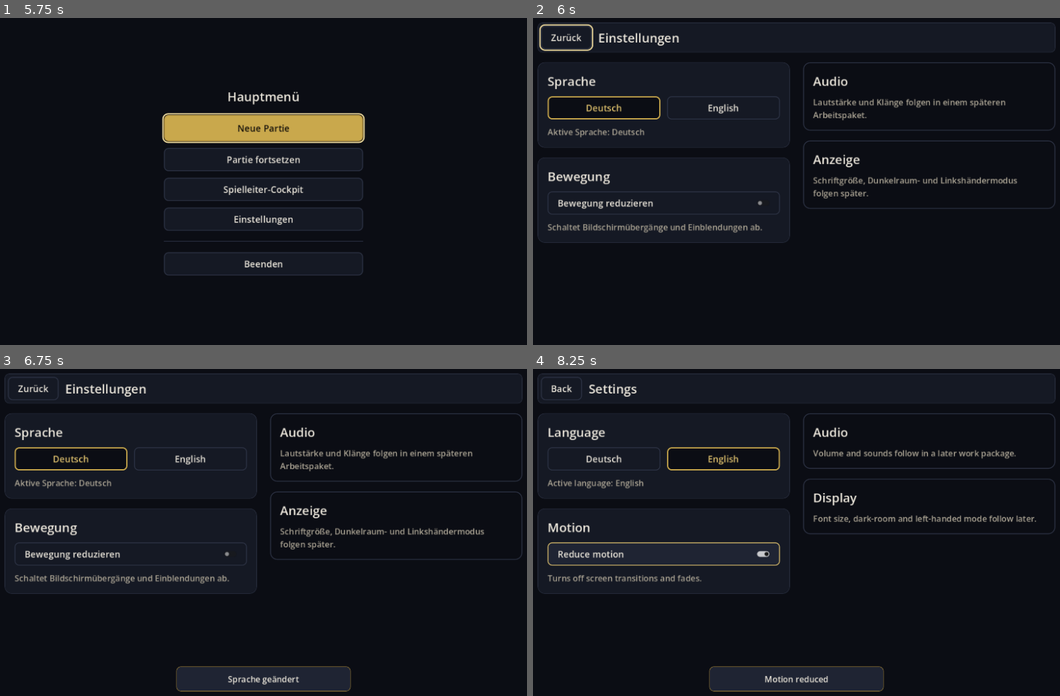
Above: before the commit, frames 1-4 (two rows, left to right).
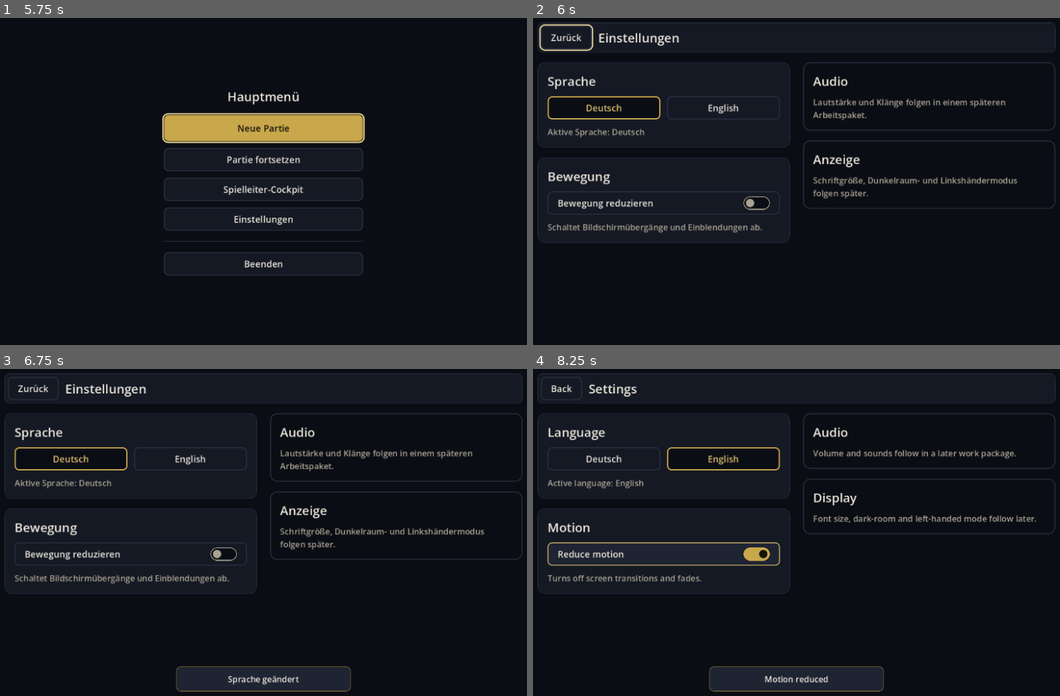
Above: after the commit, the same moments.

Repository: xhaviourshop-sketch/Grimmhain-Revolution
Game: Godot game, scene res://app/main.tscn
Same seed, same stepped clock (60 frames per second), same inputs: the game is played once before the commit and once after it.
Inputs:
- Up to frame 1 (5.75 s): click "Eintreten" at 0.5 s; click "Neue Partie" at 1.25 s; click "Zurück" at 2 s; click "Partie fortsetzen" at 2.75 s; click "Zurück" at 3.5 s; click "Spielleiter-Cockpit" at 4.25 s; click "Zurück" at 5 s
- Up to frame 2 (6 s): click "Einstellungen" at 5.75 s
- Up to frame 3 (6.75 s): click "Deutsch" at 6.5 s
- Up to frame 4 (8.25 s): click "English" at 7.25 s; click "Reduce motion" at 8 s

Frame 1 is identical in both runs. In frame 2, 0.1% of the frame differs, in the area x 39-45%, y 54-59%; in frame 3, 0.1%; in frame 4, 0.2%.

Commit message:
feat(ui): eigenes Schaltersymbol im Theme statt Engine-Standard
Schalter aus einfachen Formen erzeugt (goldene Bahn mit Knopf rechts = an, Rahmen mit
Knopf links = aus, eigene deaktivierte Variante). Test nachträglich ergänzt, weil der
Mangel erst in den Prüf-Screenshots sichtbar wurde.

Co-Authored-By: Claude Opus 5.5 <noreply@anthropic.com>
Claude-Session: https://claude.ai/code/session_01TPAa6aqdG9qfimgUYd4iTS

Diff:
--- a/godot/app/theme/theme_factory.gd
+++ b/godot/app/theme/theme_factory.gd
@@ -111,6 +111,47 @@
 	theme.set_color("font_disabled_color", type, ThemeTokens.TEXT_DISABLED)
 	theme.set_font_size("font_size", type, ThemeTokens.FONT_BUTTON)
 	theme.set_constant("h_separation", type, ThemeTokens.SPACE_M)
+	# Eigener Schalter statt Engine-Symbol: an = goldene Bahn, Knopf rechts; aus = Rahmen, Knopf links.
+	theme.set_icon("checked", type, _switch_icon(true, false))
+	theme.set_icon("unchecked", type, _switch_icon(false, false))
+	theme.set_icon("checked_disabled", type, _switch_icon(true, true))
+	theme.set_icon("unchecked_disabled", type, _switch_icon(false, true))
+	theme.set_icon("checked_mirrored", type, _switch_icon(true, false))
+	theme.set_icon("unchecked_mirrored", type, _switch_icon(false, false))
+	theme.set_icon("checked_disabled_mirrored", type, _switch_icon(true, true))
+	theme.set_icon("unchecked_disabled_mirrored", type, _switch_icon(false, true))
+
+
+## Schaltersymbol aus einfachen Formen (keine Bilddatei): Bahn als Pille, runder Knopf.
+static func _switch_icon(on: bool, disabled: bool) -> ImageTexture:
+	var w := ThemeTokens.SWITCH_WIDTH
+	var h := ThemeTokens.SWITCH_HEIGHT
+	var image := Image.create_empty(w, h, false, Image.FORMAT_RGBA8)
+	var track := ThemeTokens.GOLD if on else ThemeTokens.BG_APP
+	var outline := ThemeTokens.GOLD if on else ThemeTokens.TEXT_MUTED
+	var knob := ThemeTokens.TEXT_ON_GOLD if on else ThemeTokens.TEXT_MUTED
+	if disabled:
+		track = ThemeTokens.DISABLED_FILL
+		outline = ThemeTokens.DISABLED_BORDER
+		knob = ThemeTokens.TEXT_DISABLED
+	var r := h / 2.0
+	var knob_center := Vector2(w - r if on else r, r)
+	var knob_radius := r - ThemeTokens.SPACE_XS - ThemeTokens.BORDER_THICK
+	for y: int in h:
+		for x: int in w:
+			var p := Vector2(x + 0.5, y + 0.5)
+			# Abstand zur Pille (Rechteck mit Halbkreisen).
+			var cx := clampf(p.x, r, w - r)
+			var d := p.distance_to(Vector2(cx, r))
+			var color := Color(0, 0, 0, 0)
+			if d <= r:
+				color = outline if d > r - ThemeTokens.BORDER_THICK else track
+				color.a *= clampf(r - d + 0.5, 0.0, 1.0)
+			var dk := p.distance_to(knob_center)
+			if dk <= knob_radius + 0.5:
+				color = color.blend(Color(knob, clampf(knob_radius - dk + 0.5, 0.0, 1.0)))
+			image.set_pixelv(Vector2i(x, y), color)
+	return ImageTexture.create_from_image(image)
 
 
 static func _panel(color: Color, border: Color, border_width: int, radius: int, padding: int) -> StyleBoxFlat:
--- a/godot/app/theme/theme_tokens.gd
+++ b/godot/app/theme/theme_tokens.gd
@@ -58,6 +58,8 @@
 const CONTENT_MAX_WIDTH := 880        ## Textkarten auf breiten Fenstern
 const SIDE_COLUMN_WIDTH := 360        ## Cockpit: Ansagekarte und Aktionen
 const TOAST_WIDTH := 420
+const SWITCH_WIDTH := 64              ## Schaltersymbol (Bewegung reduzieren)
+const SWITCH_HEIGHT := 32
 const DIALOG_WIDTH := 560
 const WINDOW_MIN_WIDTH := 1024        ## Desktop-Mindestfenster (03 §8.2: 1024×640)
 const WINDOW_MIN_HEIGHT := 640
--- a/godot/tests/ui/test_ui_theme.gd
+++ b/godot/tests/ui/test_ui_theme.gd
@@ -155,3 +155,19 @@
 	s.connect("changed", func(k: StringName) -> void: changes.append(String(k)))
 	s.call("set_left_handed", true)
 	assert_true(bool(s.get("left_handed")) and changes.has("left_handed"), "Zustand änderbar und gemeldet")
+
+
+func test_switch_icon_is_themed() -> void:
+	# Nachträglich ergänzt: Schalter „Bewegung reduzieren“ nutzt kein Engine-Standardsymbol.
+	var shell := await spawn_shell()
+	if shell == null:
+		return
+	var theme := shell.theme
+	for icon: String in ["checked", "unchecked", "checked_disabled", "unchecked_disabled"]:
+		assert_true(theme.has_icon(icon, &"CheckButton"), "Schaltersymbol %s im Theme" % icon)
+	var on := theme.get_icon("checked", &"CheckButton").get_image()
+	var off := theme.get_icon("unchecked", &"CheckButton").get_image()
+	assert_true(on != null and off != null and on.get_size() == off.get_size(), "gleiche Größe an/aus")
+	if on != null and off != null:
+		assert_ne(on.get_data(), off.get_data(), "an und aus unterscheiden sich")
+		assert_true(on.get_height() >= 24, "Schalter gut erkennbar (%d px hoch)" % on.get_height())
